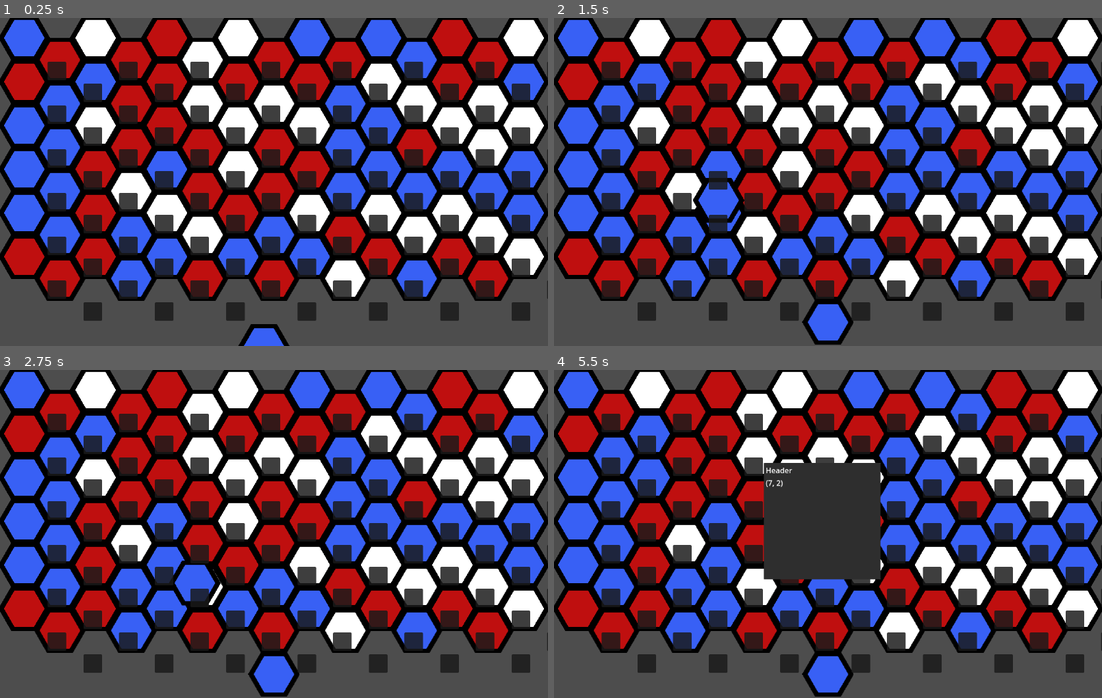
Above: before the commit, frames 1-4 (two rows, left to right).
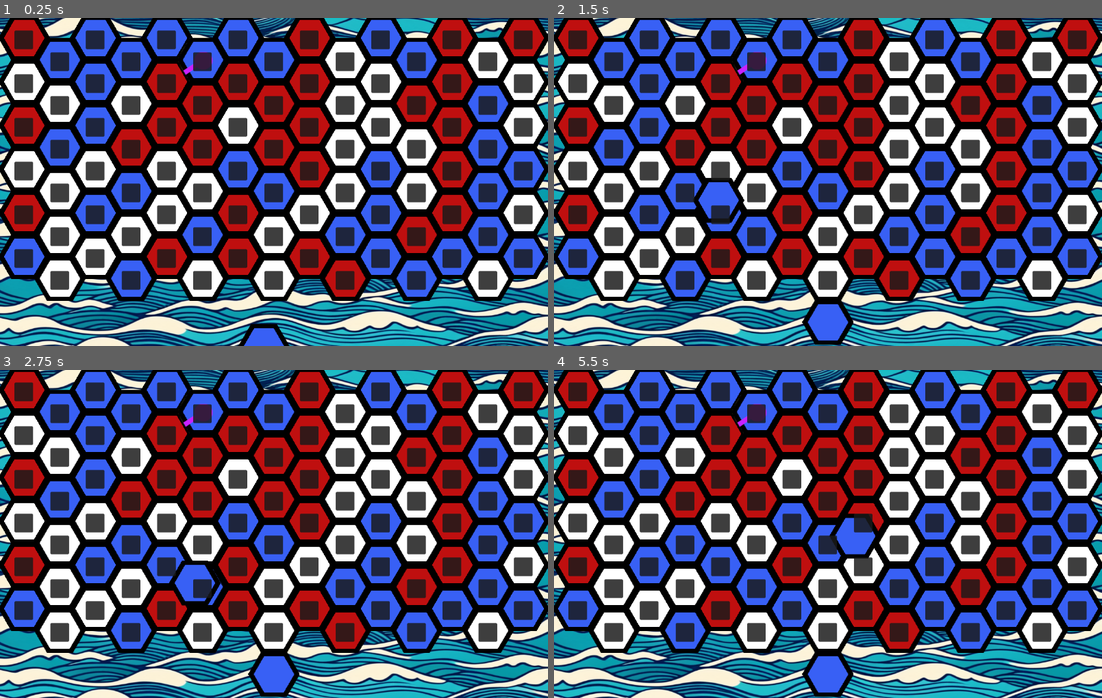
Above: after the commit, the same moments.

Repository: tehtipsy/HexaGame
Game: Godot game, scene res://game.tscn
Two runs of this game, one before a commit and one after it. Both use one fixed random seed, a clock stepped at 60 frames per second and the inputs below.
Inputs (mouse positions are in pixels of both pictures, inside the frame that each line leads up to):
- Up to frame 1 (0.25 s): no input
- Up to frame 2 (1.5 s): tap Enter at 0.5 s; move the mouse to (817, 342) at 0.52 s; hold Shift 0.53-1.28 s; click (817, 342) at 0.67 s; tap Space at 1.25 s; move the mouse to (718, 198) at 1.27 s; tap Shift at 1.35 s; click (718, 198) at 1.42 s
- Up to frame 3 (2.75 s): tap Enter at 2 s; move the mouse to (197, 579) at 2.02 s; hold Shift from 2.03 s (still down); click (197, 579) at 2.17 s
- Up to frame 4 (5.5 s): tap Space at 2.75, 4.25 s; move the mouse to (800, 599) at 2.77 s; release Shift at 2.78 s; tap Shift at 2.85, 4.35 s; click (800, 599) at 2.92 s; tap Enter at 3.5 s; move the mouse to (992, 583) at 3.52 s; hold Shift 3.53-4.28 s; click (992, 583) at 3.67 s; move the mouse to (663, 484) at 4.27 s; click (663, 484) at 4.42 s; move the mouse to (855, 534) at 5.02 s; hold Shift from 5.03 s (still down); click (855, 534) at 5.17 s

The runs differ from the first frame. In frame 1, 67% of the frame differs, in the area x 0-100%, y 0-100%; in frame 2, 66%; in frame 3, 66%; in frame 4, 68%.

Commit message:
tooltip slots position correction, added background

Diff:
--- a/TileMapLayout.gd
+++ b/TileMapLayout.gd
@@ -24,8 +24,15 @@
 func _ready():
 	clear()
 	_clear_cell_slots()
-	generate_random_map()
+	_generate_random_map()
 	_create_cell_slots()
+	_set_starting_tile()
+
+func _set_starting_tile():
+	var starting_tile_coors = Vector2i(randi() % map_width, randi() % map_height)
+	print("starting_tile_coors: ", starting_tile_coors)
+	set_cell(tile_color_layer, starting_tile_coors, tile_color_id, Vector2i(3, 0))
+	cell_slots[starting_tile_coors].hovering_over_cell += " Starting Tile"
 
 func _clear_cell_slots():
 	# Ensure the container is valid before trying to access children
@@ -36,7 +43,7 @@
 		child.queue_free()
 	cell_slots.clear()
 
-func generate_random_map():
+func _generate_random_map():
 	for x in range(map_width):
 		for y in range(map_height):
 			var random_tile = randi() % tile_types
@@ -60,7 +67,7 @@
 			var cell_coords = Vector2i(x, y)
 
 			# Optional: Only create a slot if a tile exists there
-			# You might want a slot even on empty cells, depending on your game logic
+			# You might want a slot even on empty cells, depending on game logic
 			# if get_cell_source_id(tile_color_layer, cell_coords) == -1:
 			#	 continue
 
@@ -69,39 +76,23 @@
 			# Calculate the world position for the center of the cell
 			var world_pos = map_to_local(cell_coords)
 
-			# Adjust position to center the slot.
-			# This assumes the slot's origin (0,0) should be at the tile's center.
-			# You might need to adjust this based on the slot scene's root node size/offset.
-			# For PanelContainer, its origin is top-left. If you want the slot centered,
-			# you might need to offset by half its size *after* placing it at the tile center.
-			world_pos += tile_set.tile_size / 2.0
-
-			# Example adjustment if the slot's root node size is known (e.g., 40x40)
-			# and you want it truly centered:
-			# var slot_size = Vector2(40, 40) # Get this dynamically if possible
-			# world_pos -= slot_size / 2.0
+			var slot_size = Vector2(40, 40) # Get this dynamically if possible
+			world_pos -= slot_size / 2.0
 
 			slot_instance.position = world_pos
 			# 1. Create the string value you want to set
 			var cell_coords_string = str(cell_coords)
 			# 2. Assign the string to the property. This executes the set() function in slot.gd
 			slot_instance.hovering_over_cell = cell_coords_string
+
 			slot_container.add_child(slot_instance)
 
-			# Store a reference if you need to access/update this slot later
+			# Store a reference to access/update this slot later
 			cell_slots[cell_coords] = slot_instance
-
-			# You could potentially pass the cell coordinates to the slot script here
-			# if slot.gd needs to know its map position:
-			# if slot_instance.has_method("set_map_coords"):
-			#	 slot_instance.set_map_coords(cell_coords)
 
 # Called every frame. 'delta' is the elapsed time since the previous frame.
 func _process(_delta):
-	var _global_position = get_global_mouse_position()
-	var tile_position = local_to_map(to_local(_global_position))
-	#print('tile_position: ', tile_position)
-	#hovering_over_cell = str(tile_position)
+	pass
 
 func _handle_arrow(instruction, arrow_layer, arrow_id, tile_position):
 	var current_arrow_atlas_coords = get_cell_atlas_coords(arrow_layer, tile_position)
@@ -139,10 +130,10 @@
 	if event is InputEventMouseButton:
 		var _global_position = get_global_mouse_position()
 		var tile_position = local_to_map(to_local(_global_position))
-		print("Tile X: ", tile_position.x)
+		#print("Tile X: ", tile_position.x)
 		if !Input.is_key_pressed(KEY_SHIFT):
 			if event.button_index == MOUSE_BUTTON_LEFT and event.is_pressed():
-				print("Clicked tile: ", tile_position)
+				#print("Clicked tile: ", tile_position)
 				# _handle_click('add', tile_in_arrow_layer, tile_in_arrow_id, tile_position)
 				_handle_click(tile_position)
 			# if event.button_index == MOUSE_BUTTON_RIGHT and event.is_pressed():
--- a/game.tscn
+++ b/game.tscn
@@ -1,12 +1,22 @@
-[gd_scene load_steps=5 format=3 uid="uid://bkgh6vg2dwvxj"]
+[gd_scene load_steps=6 format=3 uid="uid://bkgh6vg2dwvxj"]
 
 [ext_resource type="Script" path="res://Game.gd" id="1_dl61o"]
+[ext_resource type="Texture2D" uid="uid://ddjb3k617qiof" path="res://background.png" id="2_4qpfc"]
 [ext_resource type="PackedScene" uid="uid://dvf2vufrq3lmu" path="res://tile_map.tscn" id="2_o2d8b"]
 [ext_resource type="PackedScene" uid="uid://djss4jvgyuh74" path="res://card_container.tscn" id="3_nr1kw"]
 [ext_resource type="PackedScene" uid="uid://de56gnoqlwobw" path="res://card_holder.tscn" id="4_hs6tk"]
 
 [node name="Game" type="Node"]
 script = ExtResource("1_dl61o")
+
+[node name="TextureRect" type="TextureRect" parent="."]
+anchors_preset = 15
+anchor_right = 1.0
+anchor_bottom = 1.0
+grow_horizontal = 2
+grow_vertical = 2
+texture = ExtResource("2_4qpfc")
+expand_mode = 3
 
 [node name="TileMap" parent="." instance=ExtResource("2_o2d8b")]
 position = Vector2(1, -3)
--- a/slot.gd
+++ b/slot.gd
@@ -6,8 +6,10 @@
 		hovering_over_cell = value
 
 func _on_mouse_entered():
-	print('hovering_over_cell: ', hovering_over_cell)
-	Tooltip.show_tooltip(hovering_over_cell)
+	var rect = Rect2i(Vector2i(global_position), Vector2i(size))
+	# set hover offset
+	rect.position += Vector2i(40, 0)
+	Tooltip.show_tooltip(rect, hovering_over_cell)
 
 func _on_mouse_exited():
 	Tooltip.hide_tooltip()
--- a/tooltip.gd
+++ b/tooltip.gd
@@ -1,12 +1,13 @@
 extends Control
 
 
-func show_tooltip(current_cell):
-	set_tooltip_description(current_cell)
-	%TooltipPopup.popup()
+func show_tooltip(position: Rect2i, data):
+	set_tooltip_description(data)
+	%TooltipPopup.popup(position)
 
 func hide_tooltip():
 	%TooltipPopup.hide()
 
 func set_tooltip_description(value):
+	%TooltipHeader.text = "Hexagon"
 	%TooltipDescription.text = value
--- a/tooltip.tscn
+++ b/tooltip.tscn
@@ -1,6 +1,22 @@
-[gd_scene load_steps=2 format=3 uid="uid://c1s2b4kglot4l"]
+[gd_scene load_steps=3 format=3 uid="uid://c1s2b4kglot4l"]
 
 [ext_resource type="Script" path="res://tooltip.gd" id="1_qtxsx"]
+
+[sub_resource type="StyleBoxFlat" id="StyleBoxFlat_4kjva"]
+content_margin_left = 15.0
+content_margin_top = 10.0
+content_margin_right = 10.0
+content_margin_bottom = 10.0
+bg_color = Color(0.739145, 0.566316, 0.308314, 1)
+border_width_left = 5
+border_width_top = 5
+border_width_right = 5
+border_width_bottom = 5
+border_blend = true
+corner_radius_top_left = 10
+corner_radius_top_right = 10
+corner_radius_bottom_right = 10
+corner_radius_bottom_left = 10
 
 [node name="Tooltip" type="Control"]
 layout_mode = 3
@@ -15,14 +31,16 @@
 unique_name_in_owner = true
 position = Vector2i(450, 200)
 size = Vector2i(250, 250)
+theme_override_styles/panel = SubResource("StyleBoxFlat_4kjva")
 
 [node name="VBoxContainer" type="VBoxContainer" parent="UI/TooltipPopup"]
-offset_left = 4.0
-offset_top = 4.0
-offset_right = 246.0
-offset_bottom = 246.0
+offset_left = 15.0
+offset_top = 10.0
+offset_right = 240.0
+offset_bottom = 240.0
 
-[node name="Label" type="Label" parent="UI/TooltipPopup/VBoxContainer"]
+[node name="TooltipHeader" type="Label" parent="UI/TooltipPopup/VBoxContainer"]
+unique_name_in_owner = true
 layout_mode = 2
 text = "Header"
 
Binary file added: background.png
Not shown, added: background.png.import
